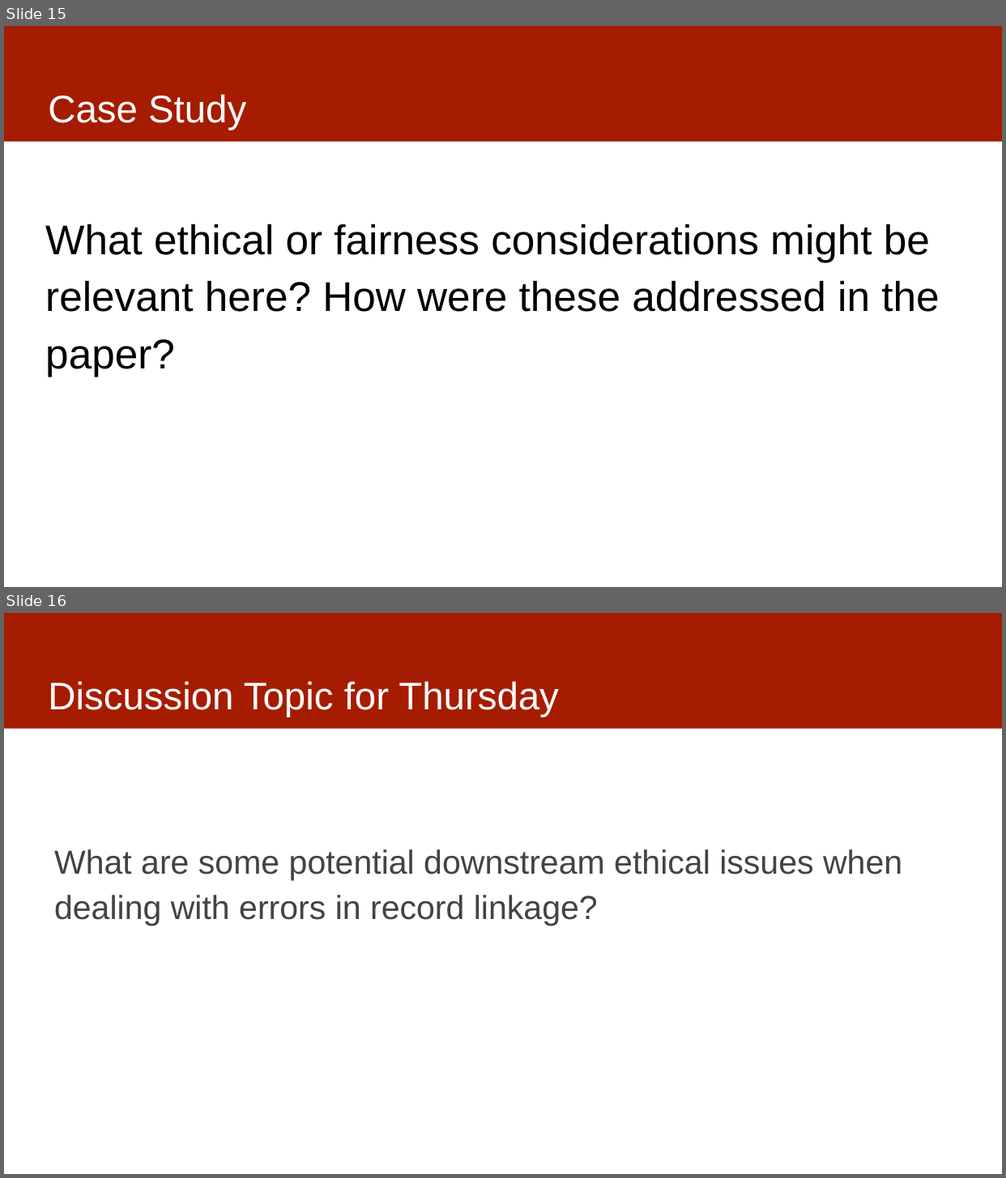
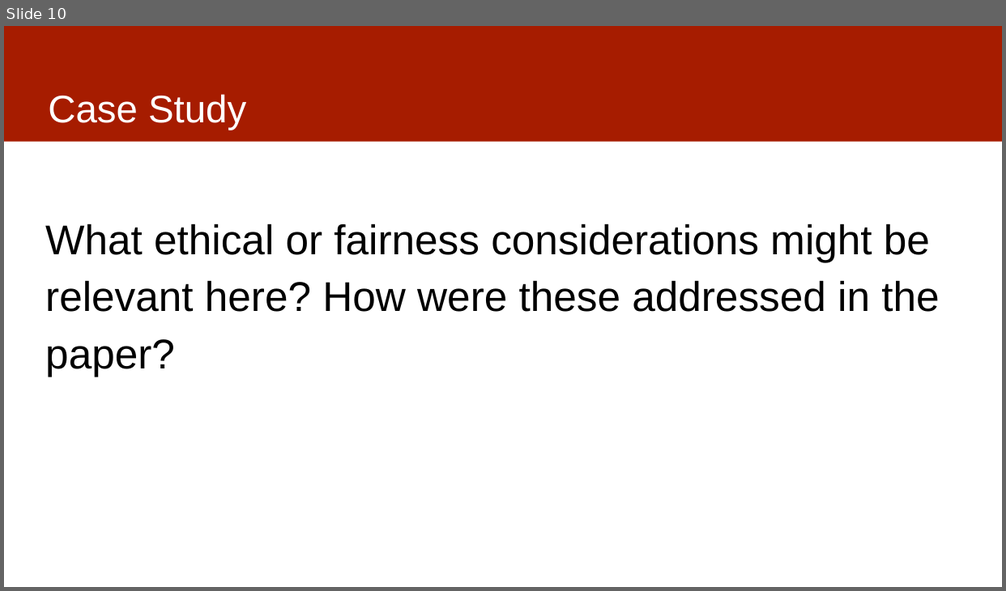
Before and after one commit to dssg/mlforpublicpolicylab, a slide deck: Lectures/03-casestudies.pptx. Shown one above the other, each under a label of ours: slides 15 and 16 before the commit, slide 10 after it. The pictures are 1006x1178 and 1006x591 pixels, drawn with LibreOffice and Linux fonts; fonts in the diff are those of the drawing. Boxes give left, top, right and bottom in pixels: in the first picture for what was removed or moved away, otherwise in the second. Text is boxed around its words. In the diff, an @@ line names an element or a change of style, - is before the commit and + after.

```diff
--- a/Lectures/03-casestudies.pptx
+++ b/Lectures/03-casestudies.pptx
@@ slide 16 removed at [4, 613, 1002, 1174], background #FFFFFF; not listed: 1 template element that a slide beside it also shows @@
@@ title removed at [48, 681, 559, 717] @@
-Discussion Topic for Thursday
@@ text removed at [54, 850, 902, 926] @@
-What are some potential downstream ethical issues when dealing with errors in record linkage?
@@ what was slide 15 is now slide 10 @@
```
Also in this commit, not shown: 1 slide changed, 5 other slides removed.
